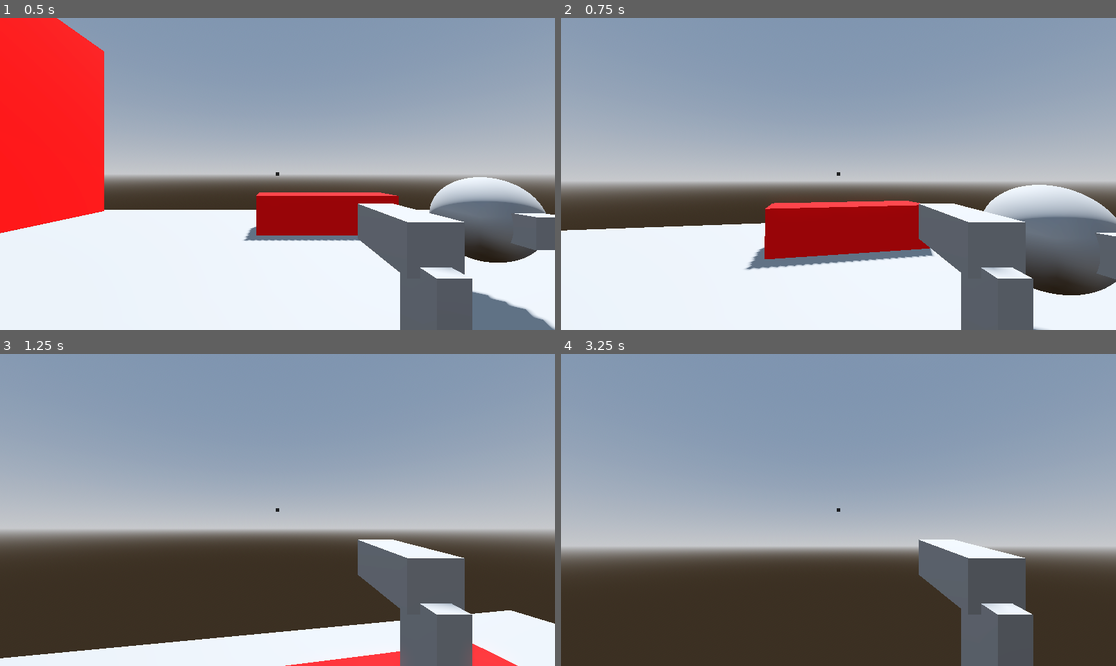
Above: before the commit, frames 1-4 (two rows, left to right).
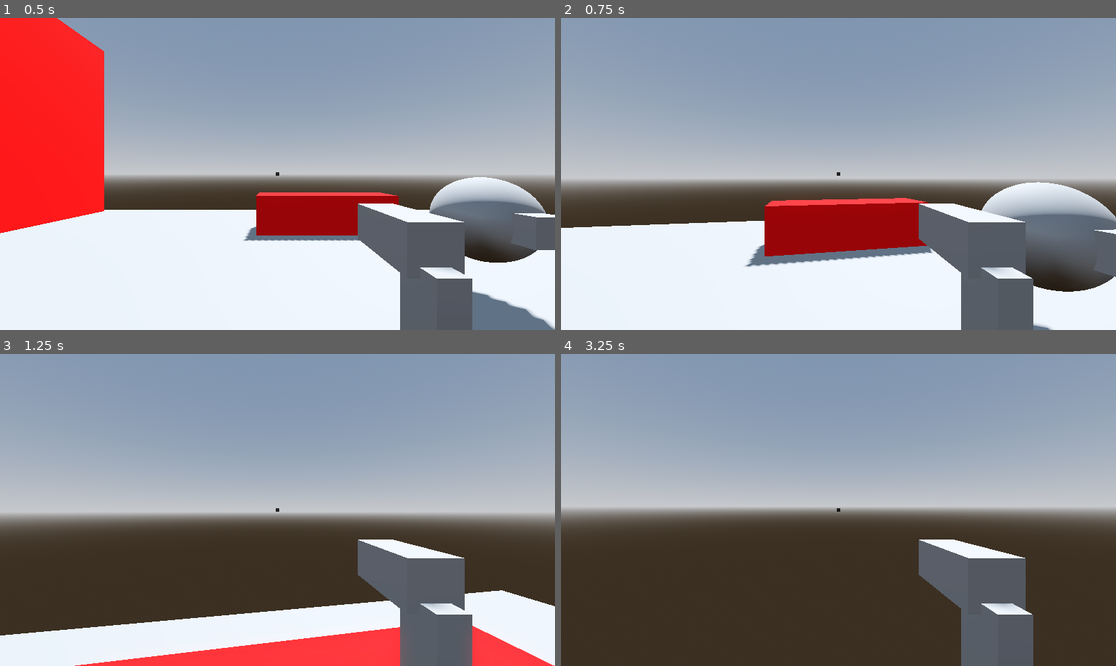
Above: after the commit, the same moments.

Repository: Nigel-Karunaratne/gd-fps
Game: Godot game, scene res://scenes/testscene.tscn
Two runs of this game, one before a commit and one after it. Both use one fixed random seed, a clock stepped at 60 frames per second and the inputs below. The project has no main scene, so this scene is started directly. The engine's default icon, where the game draws it, is replaced by a stand-in: a white triangle on a blue panel in a dark square.
Inputs (mouse positions are in pixels of both pictures, inside the frame that each line leads up to):
- Up to frame 1 (0.5 s): no input
- Up to frame 2 (0.75 s): tap Enter at 0.5 s; move the mouse to (866, 174) at 0.52 s; press the mouse at (866, 174) at 0.53 s; hold W (move_up) from 0.53 s (still down)
- Up to frame 3 (1.25 s): keep holding W (move_up); tap Space (jump) at 0.77 s
- Up to frame 4 (3.25 s): keep holding W (move_up); move the mouse to (810, 510) at 1.27 s; release the mouse at (810, 510) at 1.28 s; click (810, 510) at 1.35 s; tap Space (jump) at 1.52, 3.02 s; move the mouse to (849, 503) at 2.02 s; press the mouse at (849, 503) at 2.03 s; move the mouse to (832, 516) at 2.77 s; release the mouse at (832, 516) at 2.78 s; click (832, 516) at 2.85 s

Frame 1 is identical in both runs. In frame 2, 4.1% of the frame differs, in the area x 0-100%, y 51-100%; in frame 3, 20%; in frame 4, 24%, in the area x 0-100%, y 38-82%.

Commit message:
added per-weapon critical hit multiplier
weapons should dictate the critical hit multiplier for the most part. special enemies may have different multipliers unique to them.

Diff:
--- a/prefabs/test_wpn.tscn
+++ b/prefabs/test_wpn.tscn
@@ -5,10 +5,10 @@
 [node name="Node3D" type="Node3D"]
 script = ExtResource("1_tsigc")
 per_shot_damage = 10
+critical_damage_multiplier = 1.5
 base_range = 50.0
 base_range_max = 50.0
 base_mag_size = 17
-is_automatic = true
 max_bloom_cone_radius = 10.0
 bloom_increase_per_pull = 5.0
 bloom_decrease_scalar = 15.0
--- a/prefabs/testenemy.tscn
+++ b/prefabs/testenemy.tscn
@@ -20,6 +20,7 @@
 [node name="Base_StaticBody3D" type="StaticBody3D" parent="."]
 collision_layer = 3
 script = ExtResource("2_dhkpx")
+critical = null
 
 [node name="MeshInstance3D" type="MeshInstance3D" parent="Base_StaticBody3D"]
 mesh = SubResource("SphereMesh_nha6o")
--- a/scripts/baseenemy.gd
+++ b/scripts/baseenemy.gd
@@ -3,7 +3,7 @@
 
 @export var max_health: int ## Maximum HP of enemy
 var health: int             ## Current HP of enemy
-@export var critical_hit_multiplier: float = 1.2 ## The multiplier for how much damage a damage instance does if it is critical
+@export var enemy_critical_hit_multiplier: float = 1 ## The multiplier, specific to THIS ENEMY, for how much damage a damage instance does if it is critical. Usually 1
 
 @export var hitboxes : Array[EnemyHitBoxBase] ## All hitboxes for this enemy
 
@@ -16,8 +16,8 @@
 				hitboxes.append(c)
 	hitboxes.map(func(hitbox): hitbox._enemy_ref = self)
 
-func on_hit(damage: int, is_critical: bool):
-	health -= damage * (critical_hit_multiplier if is_critical else 1)
+func on_hit(damage: int, critical_hit_multiplier: float, is_critical: bool):
+	health -= damage * (critical_hit_multiplier * enemy_critical_hit_multiplier if is_critical else 1)
 	print("HIT ENEMY FOR ", str(damage * (critical_hit_multiplier if is_critical else 1)), " DAMAGE")
 	if health <= 0:
 		die()
--- a/scripts/enemy_hitbox_base.gd
+++ b/scripts/enemy_hitbox_base.gd
@@ -4,8 +4,8 @@
 @export var critical : bool = false ## Should being hit in this CollisionObject3D cause critical damage? Defaults to "false"
 var _enemy_ref : BaseEnemy ## Reference to owning enemy, set at runtime
 
-func on_hit(damage: int) -> void:
-	_enemy_ref.on_hit(damage,critical)
+func on_hit(damage: int, critical_hit_multiplier: float) -> void:
+	_enemy_ref.on_hit(damage,critical_hit_multiplier,critical)
 
 func get_enemy() -> BaseEnemy:
 	return _enemy_ref
--- a/scripts/weaponbase.gd
+++ b/scripts/weaponbase.gd
@@ -5,6 +5,7 @@
 @export_category("Damage")
 @export var damage_type : ProjectileType = ProjectileType.RAYCAST
 @export var per_shot_damage : int      ## the damage, per bullet (NOT necessarily per shot), of a weapon
+@export var critical_damage_multiplier : float ## The multiplier for critical hits
 
 @export_category("Range")
 @export var base_range : float         ## the maximum distance (in m) the bullet can be fired before experiencing damage falloff (raycast)
@@ -100,7 +101,7 @@
 			var result = space.intersect_ray(query)
 			if !result.is_empty(): # hit
 				if result.collider is EnemyHitBoxBase: # hit enemy
-					(result.collider as EnemyHitBoxBase).on_hit(per_shot_damage)
+					(result.collider as EnemyHitBoxBase).on_hit(per_shot_damage, critical_damage_multiplier)
 				else: # hit a wall or something, add a decal
 					EventBus.s_deploydecal.emit(result.position, result.normal)
 				#var b=load("res://prefabs/anchor.tscn").instantiate()
